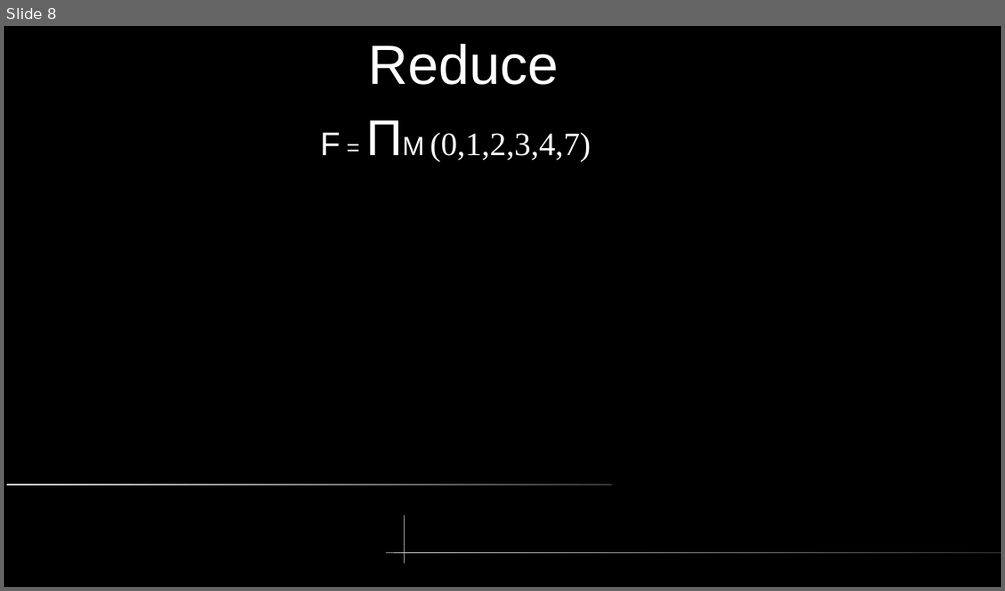
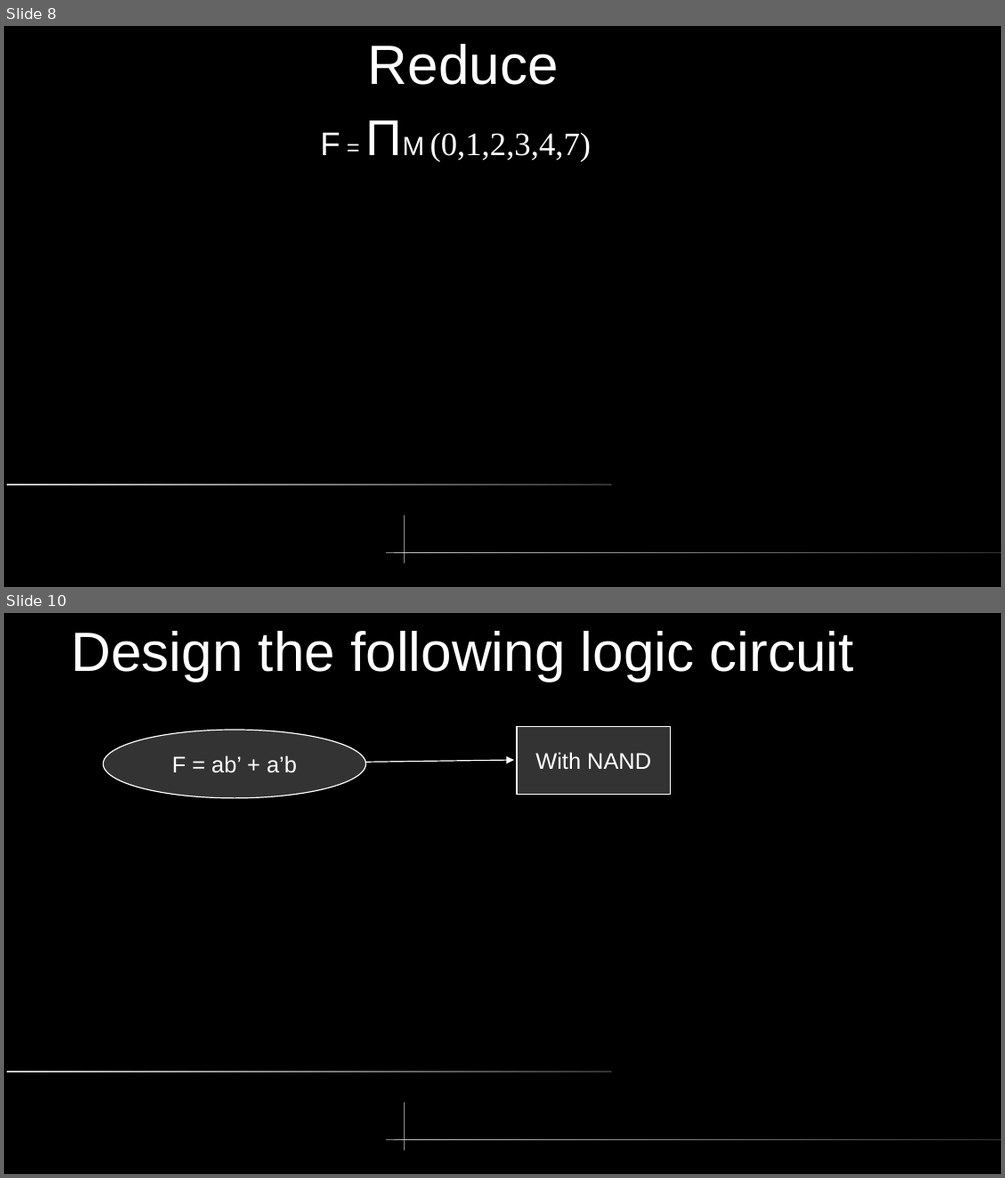
Before and after one commit to arnabsinha/Switching-Circuits-and-Logic-Design, a slide deck: Lecture_10.odp. Shown one above the other, each under a label of ours: slide 8 before the commit, slides 8 and 10 after it; the slides between them are not shown. The pictures are 1005x591 and 1005x1178 pixels, drawn with LibreOffice and Linux fonts; fonts in the diff are those of the drawing. Boxes give left, top, right and bottom in pixels: in the first picture for what was removed or moved away, otherwise in the second. Text is boxed around its words. In the diff, an @@ line names an element or a change of style, - is before the commit and + after.

```diff
--- a/Lecture_10.odp
+++ b/Lecture_10.odp
@@ slide 10 added at [4, 613, 1001, 1174], background #000000; not listed: 3 template elements that a slide beside it also shows @@
@@ title added at [72, 631, 854, 681], 44 pt, text #FFFFFF @@
+Design the following logic circuit
@@ ellipse added at [104, 730, 367, 798], fill #333333, outline #FFFFFF 0.85 pt, 18 pt, text #FFFFFF @@
+F = ab’ + a’b
@@ rectangle added at [517, 727, 671, 795], fill #333333, outline #FFFFFF 0.85 pt, 18 pt, text #FFFFFF @@
+With NAND
@@ arrow added from (366, 763) to (514, 760), #FFFFFF 0.85 pt @@
```
Also in this commit, not shown: 1 other slide added, 12 other files.
